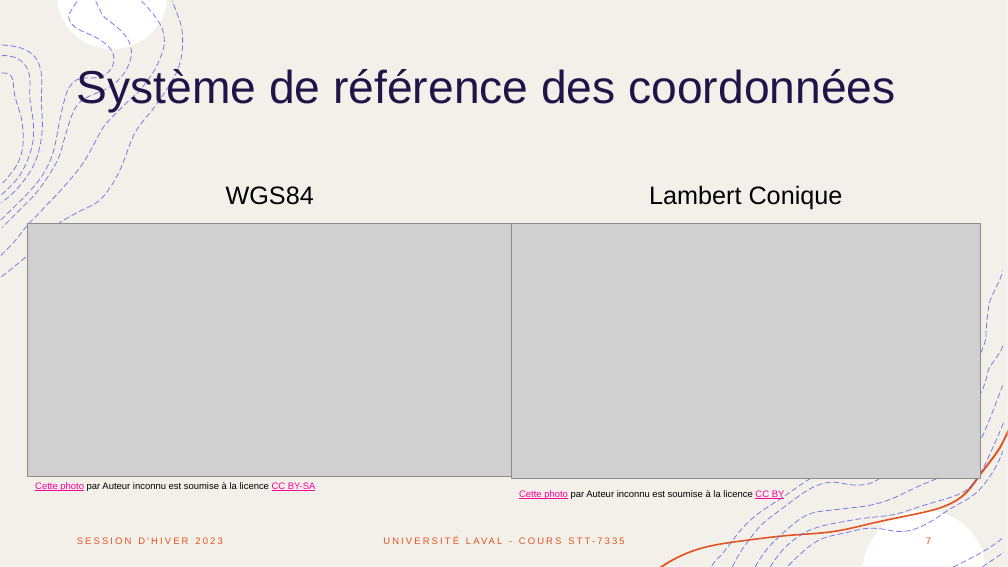
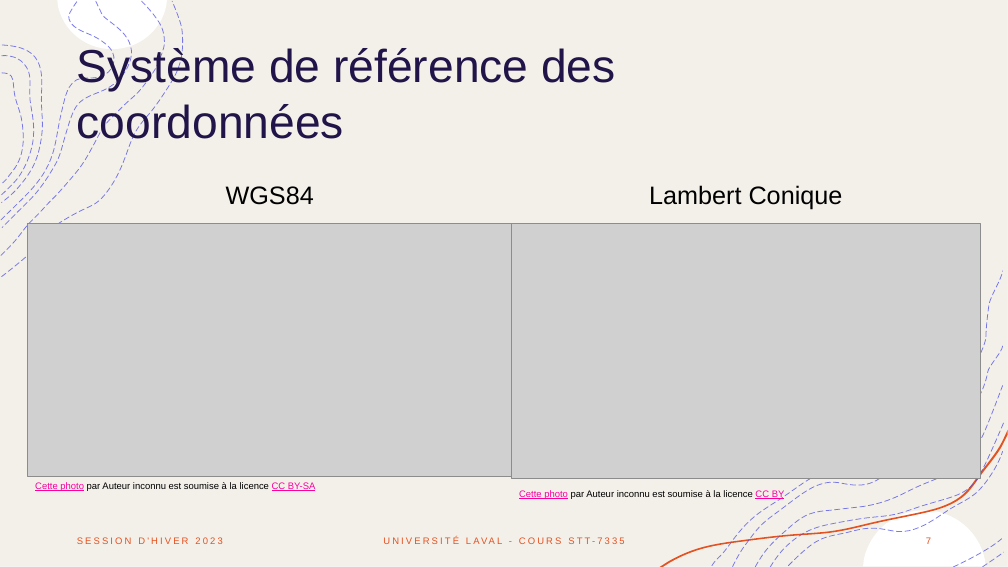
Before and after one commit to alexlepage07/STT-7335_Project, a slide deck: slide 7 of Doc/capsule_equipe4_donnees_spatiales.pptx. Drawn at 1008x567 pixels with LibreOffice and Linux fonts; fonts in the diff are those of the drawing; grey boxes stand for pictures. Boxes give left, top, right and bottom in pixels: in the first picture for what was removed or moved away, otherwise in the second. Text is boxed around its words. In the diff, an @@ line names an element or a change of style, - is before the commit and + after.

```diff
--- a/Doc/capsule_equipe4_donnees_spatiales.pptx
+++ b/Doc/capsule_equipe4_donnees_spatiales.pptx
@@ title "Système de référence des coordonnées" rewrapped from [77, 67, 896, 113] to [77, 46, 615, 147] @@
```
Also in this commit, not shown: 5 other slides changed, 1 slide removed.
